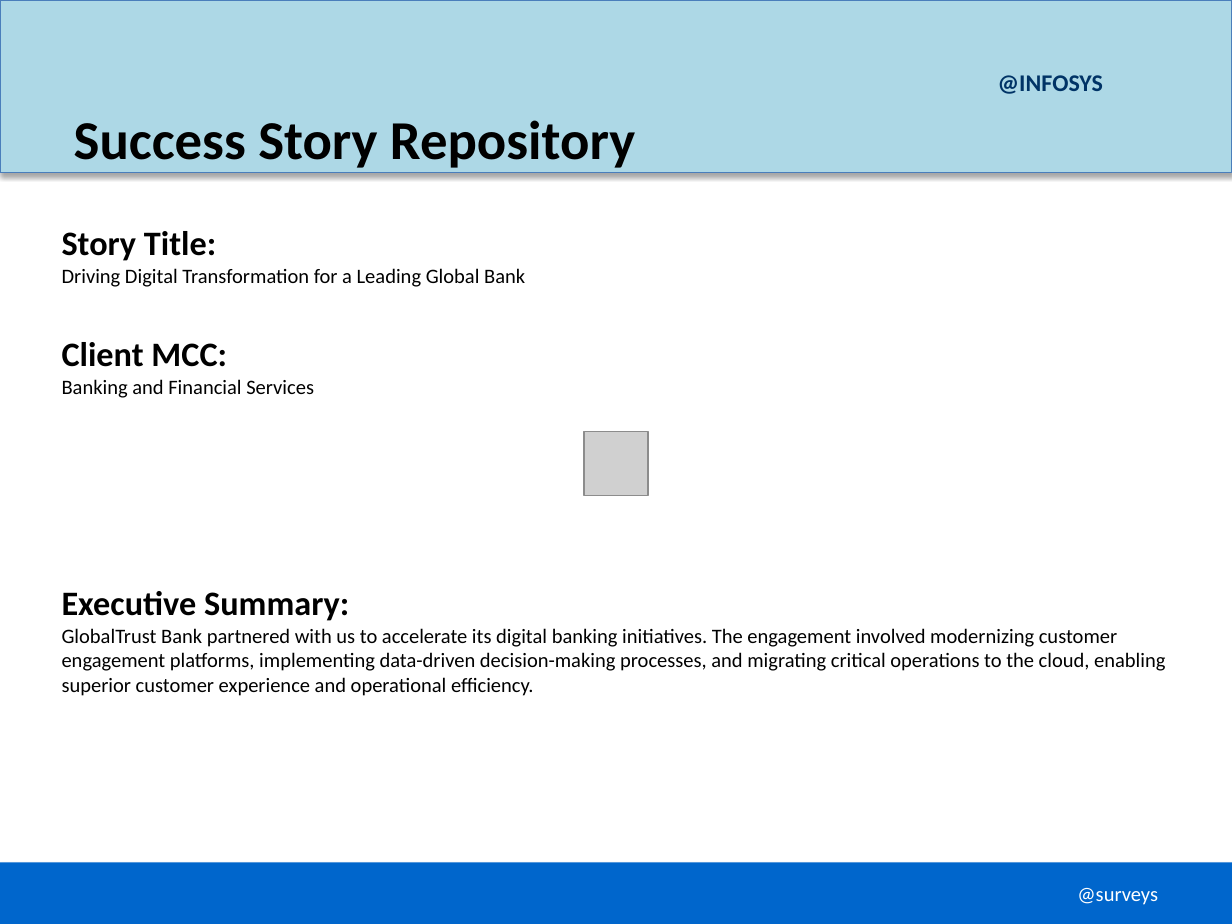
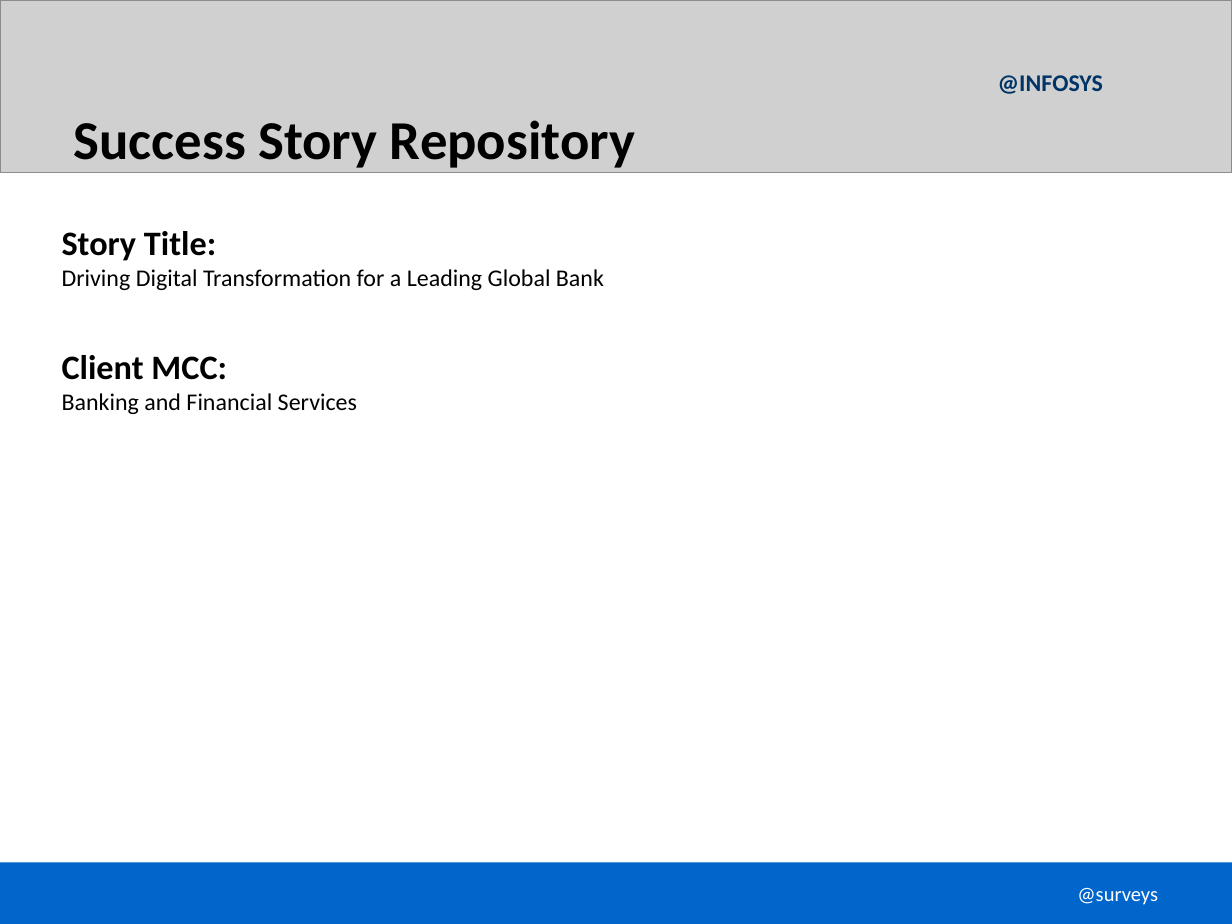
Before and after one commit to sirisurneni/htmltoppt, a slide deck: slide 1 of presentation.pptx. Drawn at 1232x924 pixels with LibreOffice and Linux fonts; fonts in the diff are those of the drawing; grey boxes stand for pictures. Boxes give left, top, right and bottom in pixels: in the first picture for what was removed or moved away, otherwise in the second. Text is boxed around its words. In the diff, an @@ line names an element or a change of style, - is before the commit and + after.

```diff
--- a/presentation.pptx
+++ b/presentation.pptx
@@ rectangle removed at <box>0,0,1232,172</box> @@
@@ picture added at <box>0,0,1232,172</box> @@
@@ text at <box>62,269,604,290</box>: size 12 to 14 pt in "Driving Digital Transformation for a Leading Global ..." @@
@@ text "Client MCC:": place and size @@
-text "Client MCC:" at <box>62,342,314,398</box>
+text "Client MCC:" at <box>62,355,357,414</box>
@@ text at <box>62,393,357,414</box>: size 12 to 14 pt in "Banking and Financial Services" @@
@@ picture removed at <box>584,431,648,495</box> @@
@@ text removed at <box>62,591,1165,696</box> @@
-Executive Summary:
-GlobalTrust Bank partnered with us to accelerate its digital banking initiatives. The engagement involved modernizing customer engagement platforms, implementing data-driven decision-making processes, and migrating critical operations to the cloud, enabling superior customer experience and operational efficiency.
```
Also in this commit, not shown: 2 other slides changed, 2 slides added, 5 other files.
